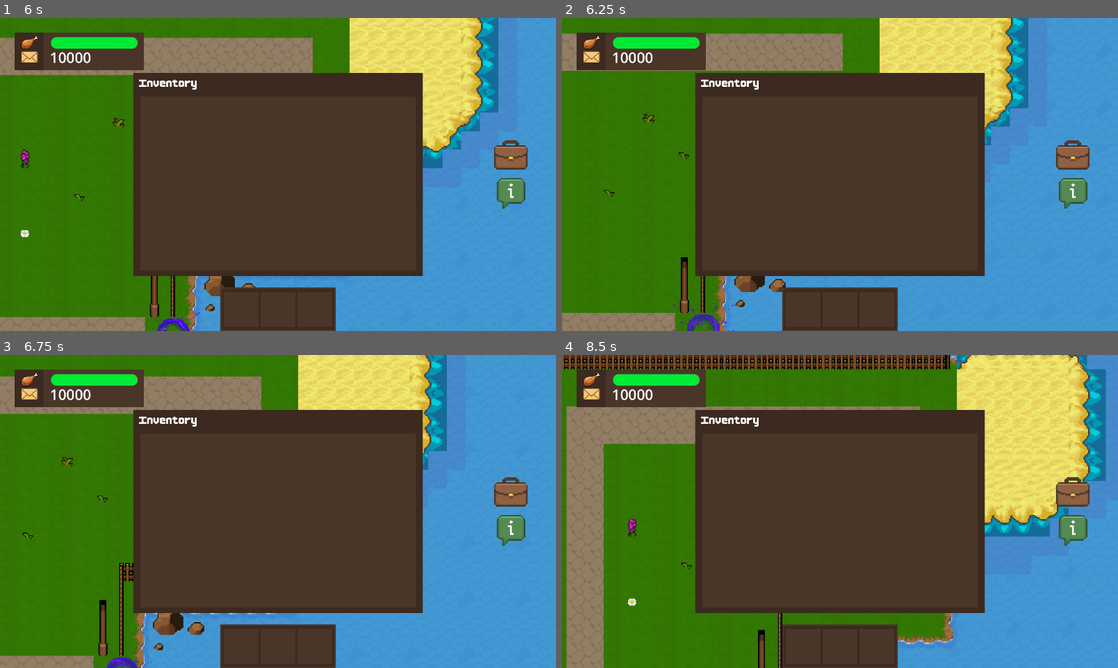
Above: before the commit, frames 1-4 (two rows, left to right).
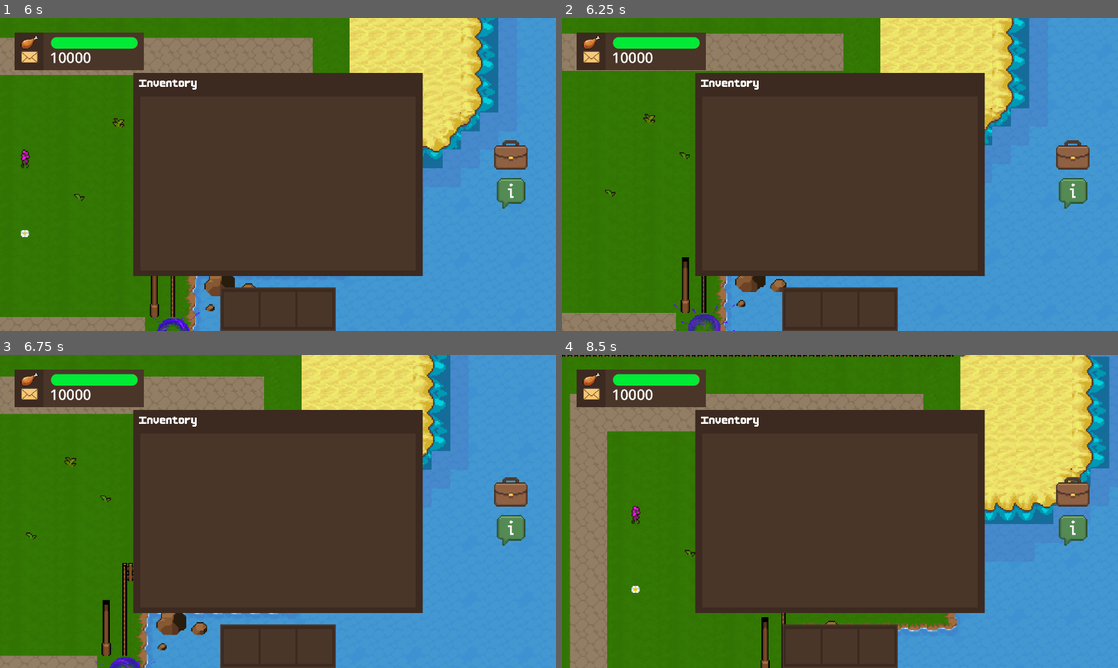
Above: after the commit, the same moments.

Repository: hoaxnt/envelhope-beta
Game: Godot game, scene res://Scenes/chapters/chapter_1.tscn
The game is run twice, just before and just after one commit, with the same random seed, the same clock (stepped at 60 frames per second) and the same inputs. This scene is started directly instead of the project's main scene.
Inputs (mouse positions are in pixels of both pictures, inside the frame that each line leads up to):
- Up to frame 1 (6 s): click (239, 309) at 0.5 s; click (278, 309) at 1.25 s; click (316, 309) at 2 s; click (511, 155) at 2.75 s; click (511, 193) at 3.5 s; tap Enter at 4.25 s; hold Right (ui_right) 4.28-5.03 s; hold E (interact) 4.28-5.03 s; hold Down (ui_down) 5.03-5.78 s; tap Q (show_objective) at 5.1 s; hold Right (ui_right) from 5.78 s (still down); hold Shift from 5.78 s (still down)
- Up to frame 2 (6.25 s): keep holding Right (ui_right); keep holding Shift
- Up to frame 3 (6.75 s): release Right (ui_right) at 6.53 s; release Shift at 6.53 s; hold Up (ui_up) from 6.53 s (still down); tap E (interact) at 6.6 s
- Up to frame 4 (8.5 s): release Up (ui_up) at 7.28 s; hold Q (show_objective) 7.28-8.03 s; hold Left (ui_left) from 7.28 s (still down); tap Shift at 8.1 s

Frame 1 is identical in both runs. In frame 2, 1.3% of the frame differs, in the area x 7-84%, y 0-100%; in frame 3, 3.2%; in frame 4, 12%, in the area x 0-99%, y 0-100%.

Commit message:
minor fixes

Diff:
--- a/Scenes/chapters/chapter_1.tscn
+++ b/Scenes/chapters/chapter_1.tscn
@@ -72,10 +72,10 @@
 }]
 
 [sub_resource type="RectangleShape2D" id="RectangleShape2D_0ad4i"]
-size = Vector2(121, 123)
+size = Vector2(127, 124)
 
 [sub_resource type="RectangleShape2D" id="RectangleShape2D_l01ag"]
-size = Vector2(89, 61)
+size = Vector2(89, 47)
 
 [sub_resource type="RectangleShape2D" id="RectangleShape2D_pmv4y"]
 size = Vector2(28, 15)
@@ -228,11 +228,11 @@
 position = Vector2(611, 286)
 
 [node name="CollisionShape2D" type="CollisionShape2D" parent="StaticBody2D"]
-position = Vector2(14.5, -88.5)
+position = Vector2(17.5, -89)
 shape = SubResource("RectangleShape2D_0ad4i")
 
 [node name="CollisionShape2D2" type="CollisionShape2D" parent="StaticBody2D"]
-position = Vector2(165.5, -61.5)
+position = Vector2(165.5, -68.5)
 shape = SubResource("RectangleShape2D_l01ag")
 
 [node name="CollisionShape2D3" type="CollisionShape2D" parent="StaticBody2D"]
--- a/Scenes/characters/player.tscn
+++ b/Scenes/characters/player.tscn
@@ -10,8 +10,8 @@
 [ext_resource type="FontFile" uid="uid://brajnm0fevmq0" path="res://assets/fonts/BoldPixels.ttf" id="8_eojnx"]
 
 [sub_resource type="CapsuleShape2D" id="CapsuleShape2D_kqtwu"]
-radius = 4.0
-height = 12.0
+radius = 7.0
+height = 22.0
 
 [sub_resource type="CapsuleShape2D" id="CapsuleShape2D_6eyoc"]
 radius = 12.0
@@ -267,7 +267,6 @@
 script = ExtResource("1_yewv4")
 
 [node name="CollisionShape2D" type="CollisionShape2D" parent="."]
-position = Vector2(0, 8)
 shape = SubResource("CapsuleShape2D_kqtwu")
 
 [node name="Area2D" type="Area2D" parent="."]
